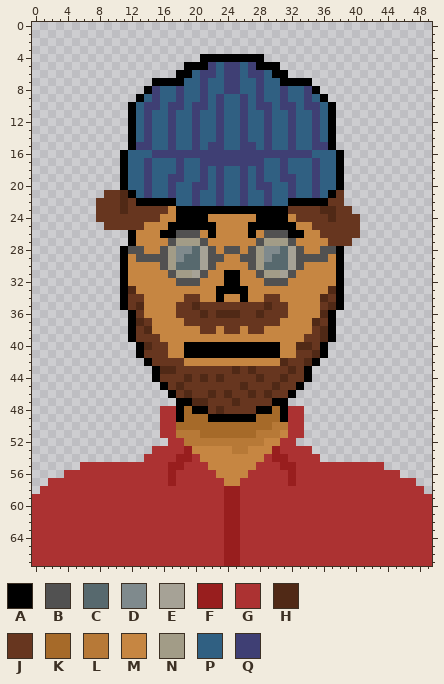
A pixel-art file gets an edit: Asset Files/person Template.aseprite. Above, as it was before the edit.
50x68 pixels, 1 frame. Colours within 5 levels of each other are drawn and written as one.
Visible layers, top first: "Other/Glasses", "Clothes/red hoodie", "Hats/beanie Hat 2", "Facial hair/Brown mustache Beard", "Hair/Brown Fluffy", "People/Person 3".
Palette (. is transparent): A #000000  B #515151  C #57696e  D #7f8a8d  E #a6a296  F #981e1e  G #ac3232  H #502916  J #67361f  K #a66a29  L #b77937  M #c68642  N #a29c87  P #306082  Q #3f3f74
Pixels before (only the part around the change), first column x 0:
17 ...........APPQPPPQPPQQQQQQQQPPQPPPQPPA...........
18 ...........APPQPPPQPPQPQPPQPQPPQPPPQPPA...........
19 ...........APPQPPQQPPQPQPPQPQPPQQPPQPPA...........
20 ...........APPQPPQPPQQPQPPQPQQPPQPPQPPA...........
21 .........JJHAPQPPQPPQPPQPPQPPQPPQPPQPAJ...........
22 ........JJJHJAAAAAPPQPPQPPQPPQPPAAAAAJJ...........
23 ........JJJHJJJJJMAAAAAAAAAAAAAAJJJJHHJJ..........
24 ........JJJJJJJJMMAAAAMMMMMMAAAAMJJJJHJJJ.........
25 .........JJJJJMMMAAAAAAMMMMAAAAAAMMJJJJJJ.........
26 ............AMMMAABBBMAMMMMAMBBBAAMMJJJJJ.........
27 ............AMMMMBNNNBMMMMMMBNNNBMMMMJJJ..........
28 ...........ABBMMBNDDCEBMBBMBNDDCEBMMBBA...........
29 ...........AMBBBBNDCCEBBMMBBNDCCEBBBBMA...........
30 ...........AMMMMBNCCCEBMMMMBNCCCEBMMMMA...........
31 ...........AMMMMMBNNEBMMAAMMBNNEBMMMMMA...........
32 ...........AMMMMMMBBBMMMAAMMMBBBMMMMMMA...........
33 ...........AHMMMMMMMMMMAAAAMMMMMMMMMMHA...........
34 ...........AJJMMMMMJJMMAMMAMMJJMMMMMHJA...........
35 ...........AJHMMMMJJHJJJJJJJJHJJMMMMJHA...........
36 ............AJMMMMJJJHJHHHJJHJJJMMMMHA............
37 ............AHJMMMMJJJJJJJJJJJJMMMMHJA............
38 ............AJHMMMMMMJJMJJMJJMMMMMMJHA............
39 ............AJJJMMMMMMMMMMMMMMMMMMJJHA............
40 .............AHJJMMAAAAAAAAAAAAMMHHJA.............
41 .............AJJJMMAAAAAAAAAAAAMMJJHA.............
42 ..............AJJJJMMMMMMMMMMMMHJJHA..............
43 ...............AHHJJJJJJJHJHJJJJHJA...............
44 ...............AJJJHJHJHJJJJHJJHJJA...............
45 ................AJHJJJJJJJHJJJHJJA................
46 .................AJHJJHJHJJHJHJJA.................
47 ..................AAHHJJJHJJJJAA..................
48 ................GGAKAAJHJJJJAAKAGG................
49 ................GGAKKKAAAAAAKKKAGG................
50 ................GGKKKKKKKKKKKKLLGG................
51 ................GGLLLKKKKKKKLLLMGG................
52 .................GGLLLLLLLLLLMMGG.................
53 ...............GGGGFMMMMMLLMMMFGGGG...............
54 ..............GGGGFFGMMMMMMMMGFFGGGG..............
55 ......GGGGGGGGGGGFFGGGMMMMMMGGGFFGGGGGGGGGGG......
56 ....GGGGGGGGGGGGGFGGGGGMMMMGGGGGFGGGGGGGGGGGGG....
57 ..GGGGGGGGGGGGGGGFGGGGGGMMGGGGGGFGGGGGGGGGGGGGGG..
58 .GGGGGGGGGGGGGGGGGGGGGGGFFGGGGGGGGGGGGGGGGGGGGGGG.
59 GGGGGGGGGGGGGGGGGGGGGGGGFFGGGGGGGGGGGGGGGGGGGGGGGG
60 GGGGGGGGGGGGGGGGGGGGGGGGFFGGGGGGGGGGGGGGGGGGGGGGGG
61 GGGGGGGGGGGGGGGGGGGGGGGGFFGGGGGGGGGGGGGGGGGGGGGGGG
62 GGGGGGGGGGGGGGGGGGGGGGGGFFGGGGGGGGGGGGGGGGGGGGGGGG
63 GGGGGGGGGGGGGGGGGGGGGGGGFFGGGGGGGGGGGGGGGGGGGGGGGG
64 GGGGGGGGGGGGGGGGGGGGGGGGFFGGGGGGGGGGGGGGGGGGGGGGGG
65 GGGGGGGGGGGGGGGGGGGGGGGGFFGGGGGGGGGGGGGGGGGGGGGGGG
66 GGGGGGGGGGGGGGGGGGGGGGGGFFGGGGGGGGGGGGGGGGGGGGGGGG
67 GGGGGGGGGGGGGGGGGGGGGGGGFFGGGGGGGGGGGGGGGGGGGGGGGG
Now the later version:
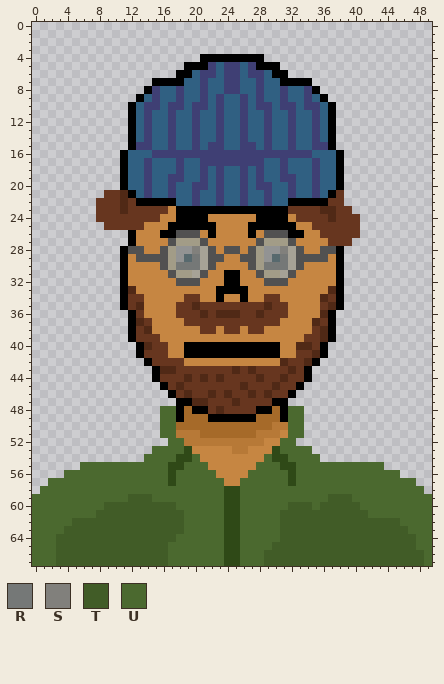
Colours new in this view: R #757877  S #81807c  T #415c27  U #4b692f
Changes in this commit:
layer "Clothes/red hoodie" now hidden
layer "Clothes/green Hoodie" now shown
layer "Eyes/eyes 1" added
layer "Eyes/eyes 2" added
Colour D changes from #7f8a8d to #929393.
Colour F changes from #981e1e to #2f4917.
Layers "Eyes/eyes 2", "Clothes/green Hoodie":
The edit turns colour C into colour R in row 29 at x 20 and 31; in row 30 at x 18 to 20 and 29 to 31.
The edit turns colour C into colour S in row 28 at x 20 and 31.
The edit turns colour G into colour T in row 59 at x 12 to 14 and 37 to 39; in row 60 at x 9 to 17, 32 to 34 and 36 to 40; in row 61 at x 8 to 18 and 31 to 41; in row 62 at x 5 to 18 and 31 to 45; in row 63 at x 4 to 18 and 31 to 46; in row 64 at x 3 to 17 and 31 to 47.
The edit turns colour G into colour T in row 65 at x 3 to 16 and 30 to 47; in rows 66 to 67 at x 3 to 16 and 29 to 48.
The edit turns colour G into colour U in rows 48 to 51 at x 16 to 17 and 32 to 33; in row 52 at x 17 to 18 and 31 to 32; in row 53 at x 15 to 18 and 31 to 34; in row 54 at x 14 to 17, 20, 29 and 32 to 35; in row 55 at x 6 to 16, 19 to 21, 28 to 30 and 33 to 43; in row 56 at x 4 to 16, 18 to 22, 27 to 31 and 33 to 45.
The edit turns colour G into colour U in row 57 at x 2 to 16, 18 to 23, 26 to 31 and 33 to 47; in row 58 at x 1 to 23 and 26 to 48; in row 59 at x 0 to 11, 15 to 23, 26 to 36 and 40 to 49; in row 60 at x 0 to 8, 18 to 23, 26 to 31, 35 and 41 to 49; in row 61 at x 0 to 7, 19 to 23, 26 to 30 and 42 to 49; in row 62 at x 0 to 4, 19 to 23, 26 to 30 and 46 to 49.
The edit turns colour G into colour U in row 63 at x 0 to 3, 19 to 23, 26 to 30 and 47 to 49; in row 64 at x 0 to 2, 18 to 23, 26 to 30 and 48 to 49; in row 65 at x 0 to 2, 17 to 23, 26 to 29 and 48 to 49; in rows 66 to 67 at x 0 to 2, 17 to 23, 26 to 28 and 49.
